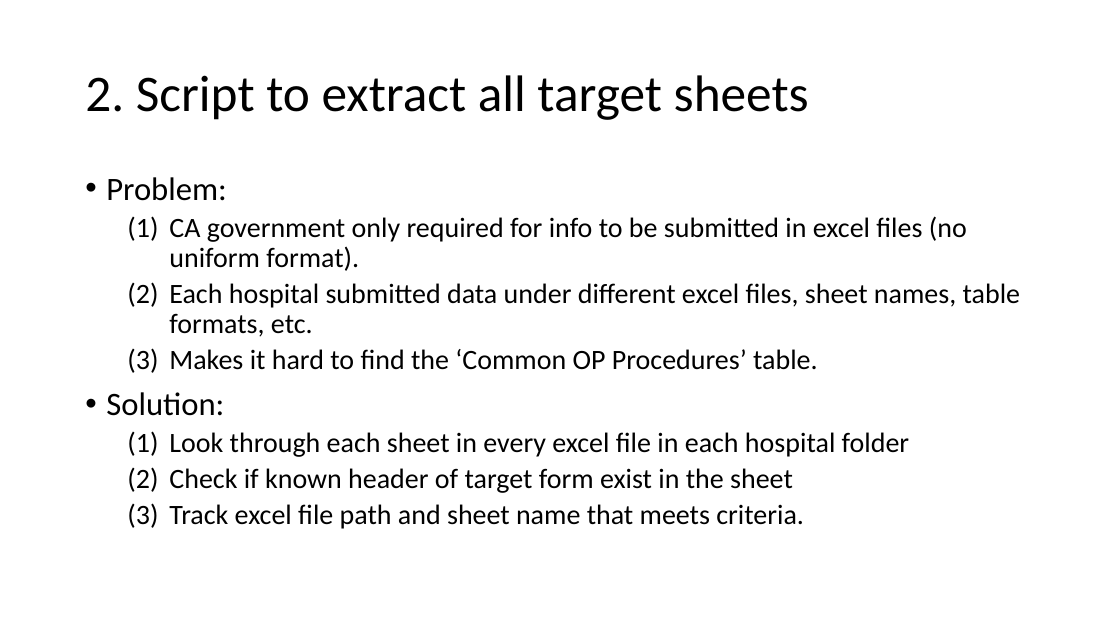
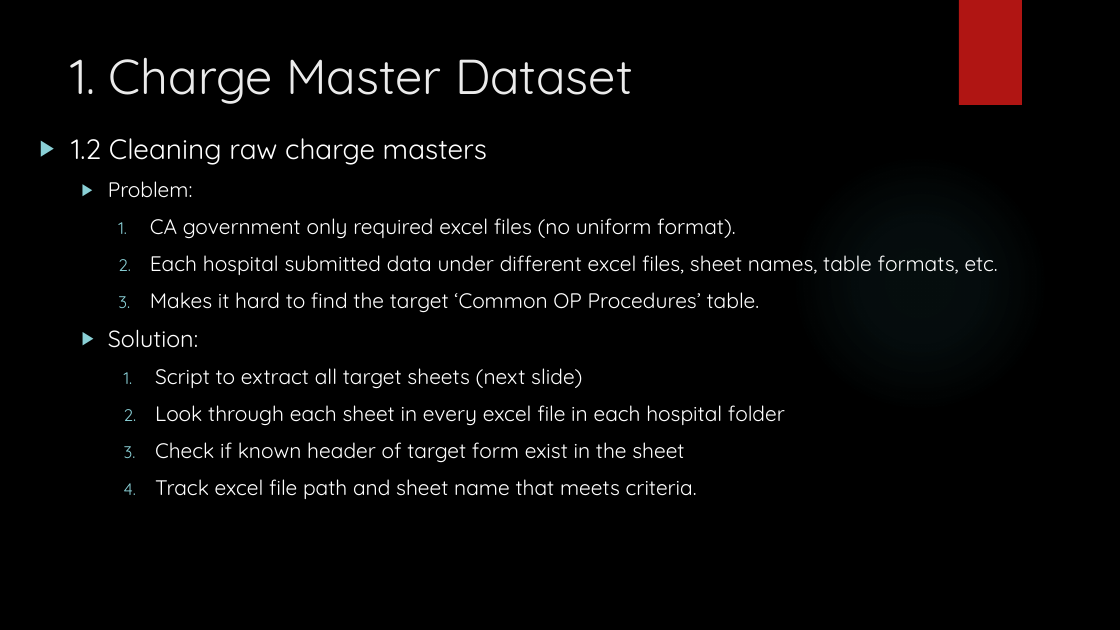
Before and after one commit to beatricetierra/CA-Hospital-Charges, a slide deck: slide 3 of DatasetsOverview.pptx. Drawn at 1120x630 pixels with LibreOffice and Linux fonts; fonts in the diff are those of the drawing; background and template pictures are left out. Boxes give left, top, right and bottom in pixels: in the first picture for what was removed or moved away, otherwise in the second. Text is boxed around its words. In the diff, an @@ line names an element or a change of style, - is before the commit and + after.

Commit message:
Clean up datasets and scripts. Removed files that are no longer needed. Updated DatsetsOverview.pptx to reflect current files.

```diff
--- a/DatasetsOverview.pptx
+++ b/DatasetsOverview.pptx
@@ background #FFFFFF to picture (left out) @@
@@ rectangle added at <box>959,0,1022,105</box>, fill #B01513 @@
@@ text added at <box>70,57,633,104</box>, 42 pt, text #EBEBEB @@
+1. Charge Master Dataset
@@ title removed at <box>85,75,809,120</box> @@
-2. Script to extract all target sheets
@@ text "1.2 Cleaning raw charge masters": place and size @@
-text "1.2 Cleaning raw charge masters" at <box>106,177,1020,529</box>
+text "1.2 Cleaning raw charge masters" at <box>71,138,998,499</box>
@@ text at <box>71,138,487,165</box>: paragraph added @@
+▶ 1.2 Cleaning raw charge masters
@@ ellipse added at <box>791,154,1049,413</box>, fill gradient #50B9C1 @@
@@ text at <box>108,181,998,499</box>: size 28 to 18 pt in "Problem:"; font Calibri to Quicksand, text colour #000000 to #FFFFFF in "Problem:", "Each hospital submitted data under different excel ...", "Solution:", "Look through each sheet in every excel ..." and 2 more places; size 24 to 18 pt in "Each hospital submitted data under different excel ...", "Look through each sheet in every excel ...", "Check if known header of target form ...", "Track excel file path and sheet name ..."; size 28 to 20 pt in "Solution:"; bullet • to ▶; list level 1 to 2 in "Problem:"; line spacing 0.9 to 1; bullet (1) to 1.; list level 2 to 3 in "Each hospital submitted data under ..."; list level 1 to 2 in "Solution:"; list level 2 to 3 in "Look through each sheet in ..."; list level 2 to 3 in "Check if known header of ..."; list level 2 to 3 in "Track excel file path and ..." @@
@@ text at <box>150,218,736,239</box>: text changed; size 24 to 18 pt; font Calibri to Quicksand; text colour #000000 to #FFFFFF @@
-  (1) CA government only required for info to be submitted in excel files (no uniform format).
+    1. CA government only required excel files (no uniform format).
@@ text at <box>150,292,759,313</box>: text changed; size 24 to 18 pt; font Calibri to Quicksand; text colour #000000 to #FFFFFF @@
-  (3) Makes it hard to find the ‘Common OP Procedures’ table.
+    3. Makes it hard to find the target ‘Common OP Procedures’ table.
@@ text at <box>155,368,582,389</box>: paragraph added @@
+    1. Script to extract all target sheets (next slide)
```
Also in this commit, not shown: 1 other slide changed, 10 slides added, 7 slides removed, 30 other files.
